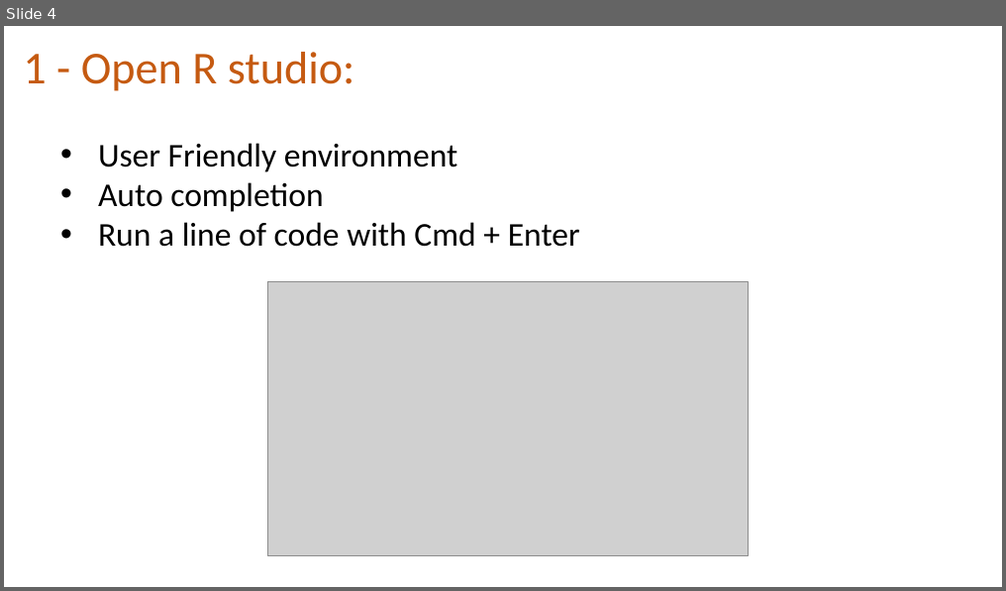
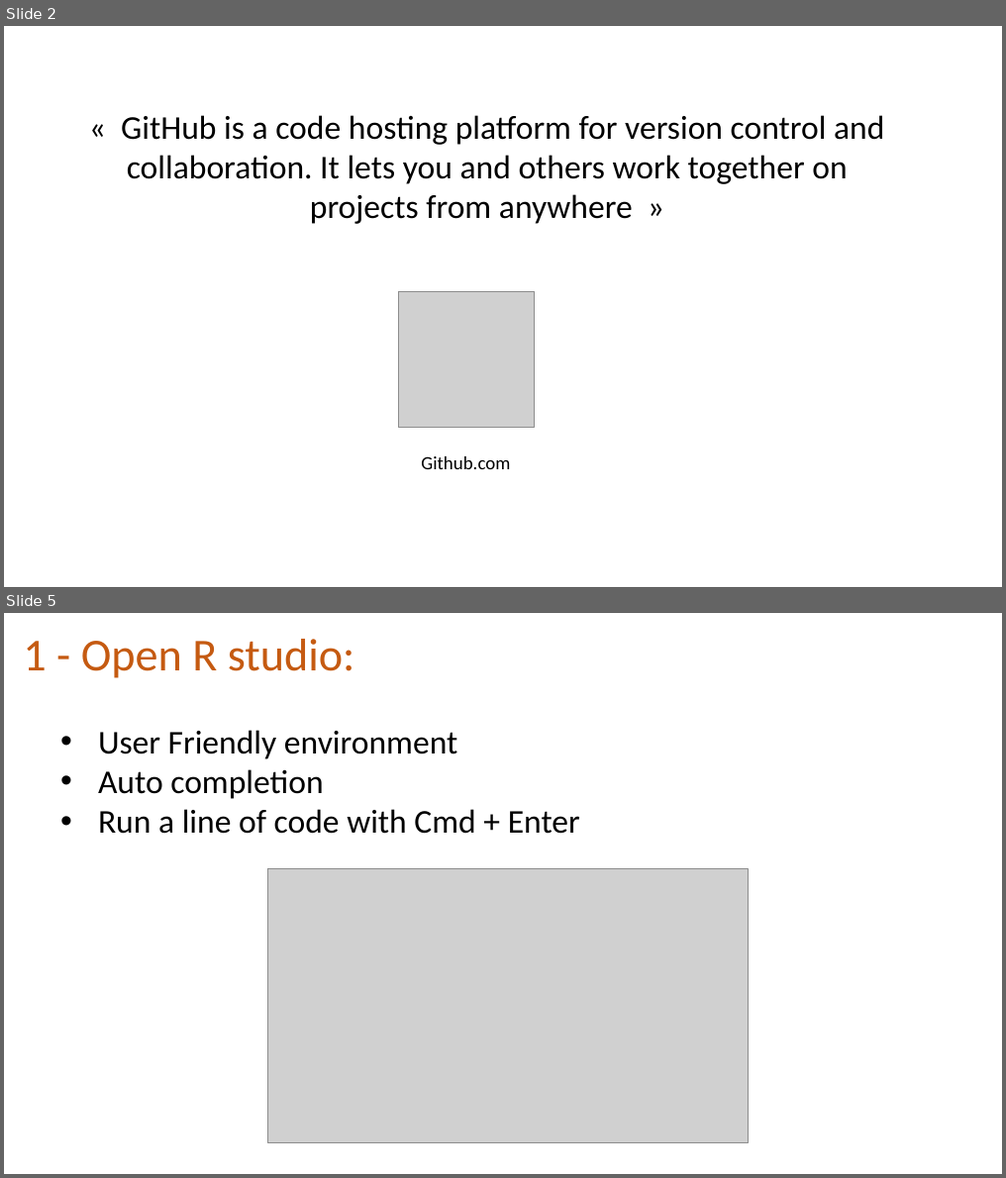
Before and after one commit to holtzy/Teaching, a slide deck: Intro_Github.pptx. Shown one above the other, each under a label of ours: slide 4 before the commit, slides 2 and 5 after it; the slides between them are not shown. The pictures are 1006x591 and 1006x1178 pixels, drawn with LibreOffice and Linux fonts; fonts in the diff are those of the drawing; grey boxes stand for pictures. Boxes give left, top, right and bottom in pixels: in the first picture for what was removed or moved away, otherwise in the second. Text is boxed around its words. In the diff, an @@ line names an element or a change of style, - is before the commit and + after.

Commit message:
currently doing slides about github

```diff
--- a/Intro_Github.pptx
+++ b/Intro_Github.pptx
@@ slide 2 added at [4, 26, 1002, 587], background #FFFFFF @@
@@ text added at [121, 115, 884, 224], 32 pt, text #000000 @@
+« GitHub is a code hosting platform for version control and collaboration. It lets you and others work together on projects from anywhere »
@@ picture added at [399, 291, 534, 427] @@
@@ text added at [421, 457, 510, 470], 18 pt, text #000000 @@
+Github.com
@@ what was slide 4 is now slide 5 @@
```
Also in this commit, not shown: 1 slide changed, 2 other slides added, 2 slides removed.
